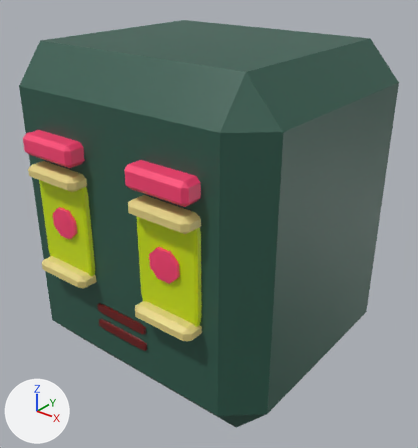
The glTF model ammm.glb, before and after one commit.
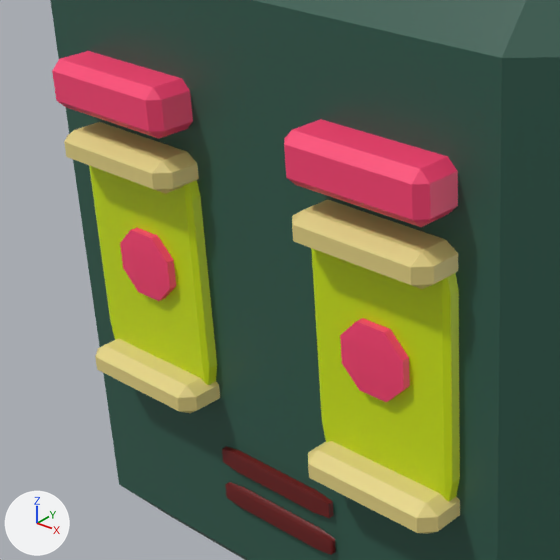
Each version is shown whole from a 50 mm camera at (0.908, -0.819, 0.679) aimed at (0.016, 0.297, -0.012), then close up on the part from 0% to 59% of the width and 24% to 79% of the height. Every picture has the same lights, and +X, +Y and +Z are marked at lower left. The last two pictures show the newer version. Where no turn or scale is listed for an object, it has been applied to the vertices.

Names of what the first close-up shows: 'Cube.002', 'EyeBrown', 'eye', 'eyes', 'head', 'lip_up', 'lip_up.001', 'mouth', "mouth'".
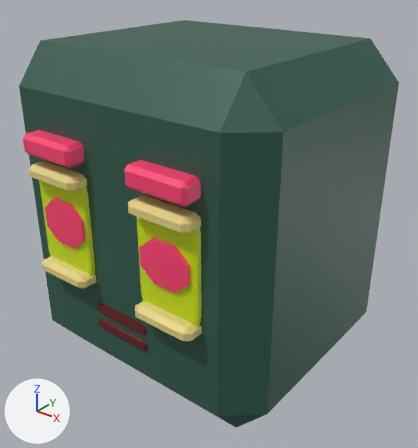
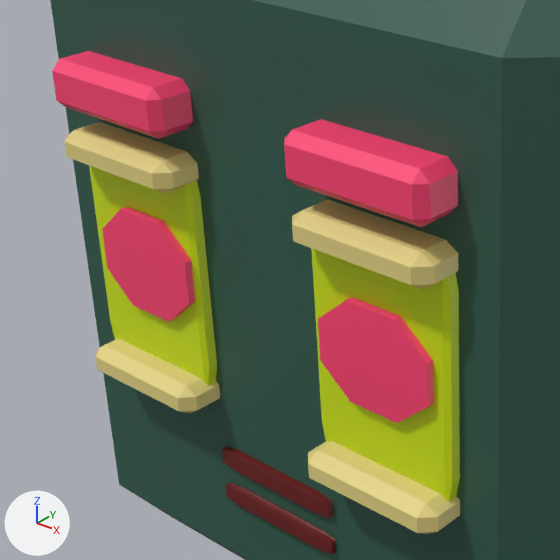
Edits to the bpy script that builds the scene:
```text
Change ob_eye:
    ob_eye.scale: (1.0, 0.197, 0.147) -> (1.74, 0.291, 0.147)
Change ob_eyes:
    ob_eyes.scale: (1.0, 0.197, 0.147) -> (1.75, 0.307, 0.147)
```

Location of each change, (x1, y1, x2, y2) in pixels of the close-ups (560 x 560 px):
'eye', rescaled (65% wider, 49% taller)
    before: (340, 318, 410, 402)
    after: (318, 297, 434, 423)
'eyes', rescaled (65% wider, 57% taller)
    before: (120, 228, 176, 301)
    after: (102, 207, 195, 322)
